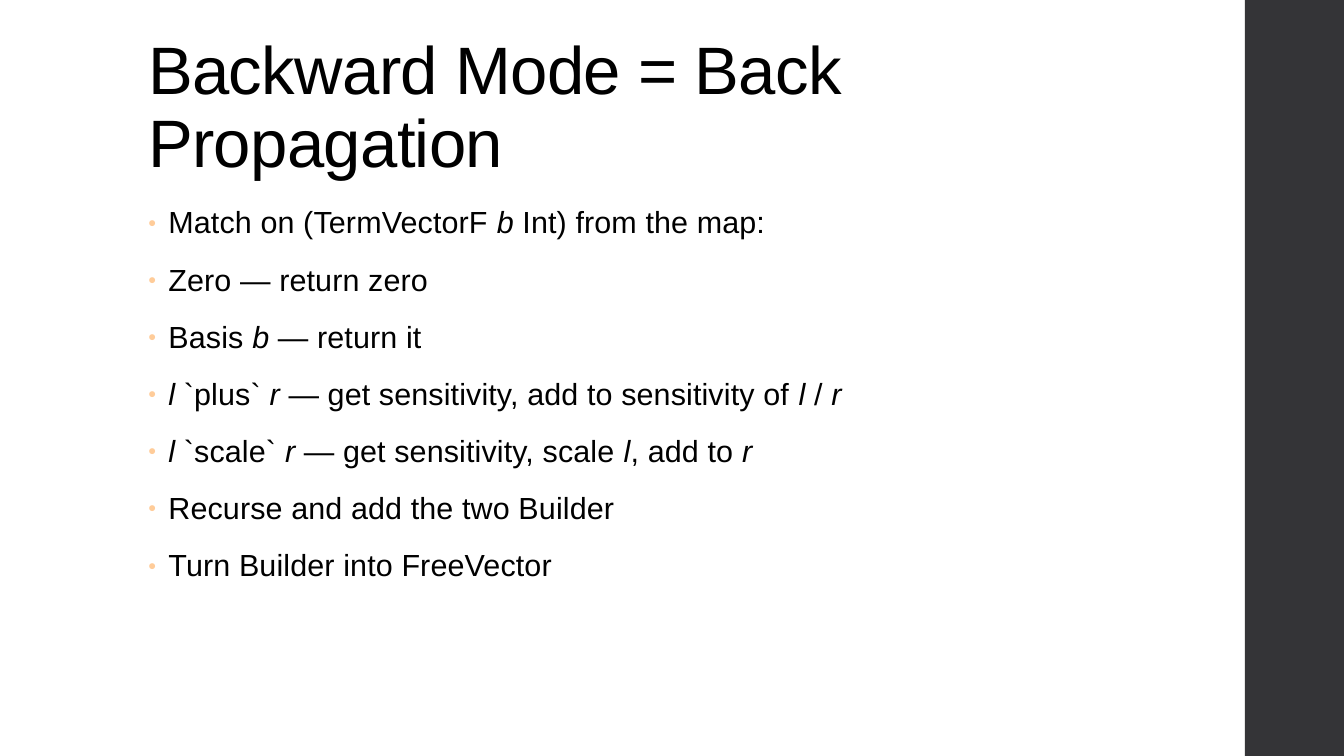
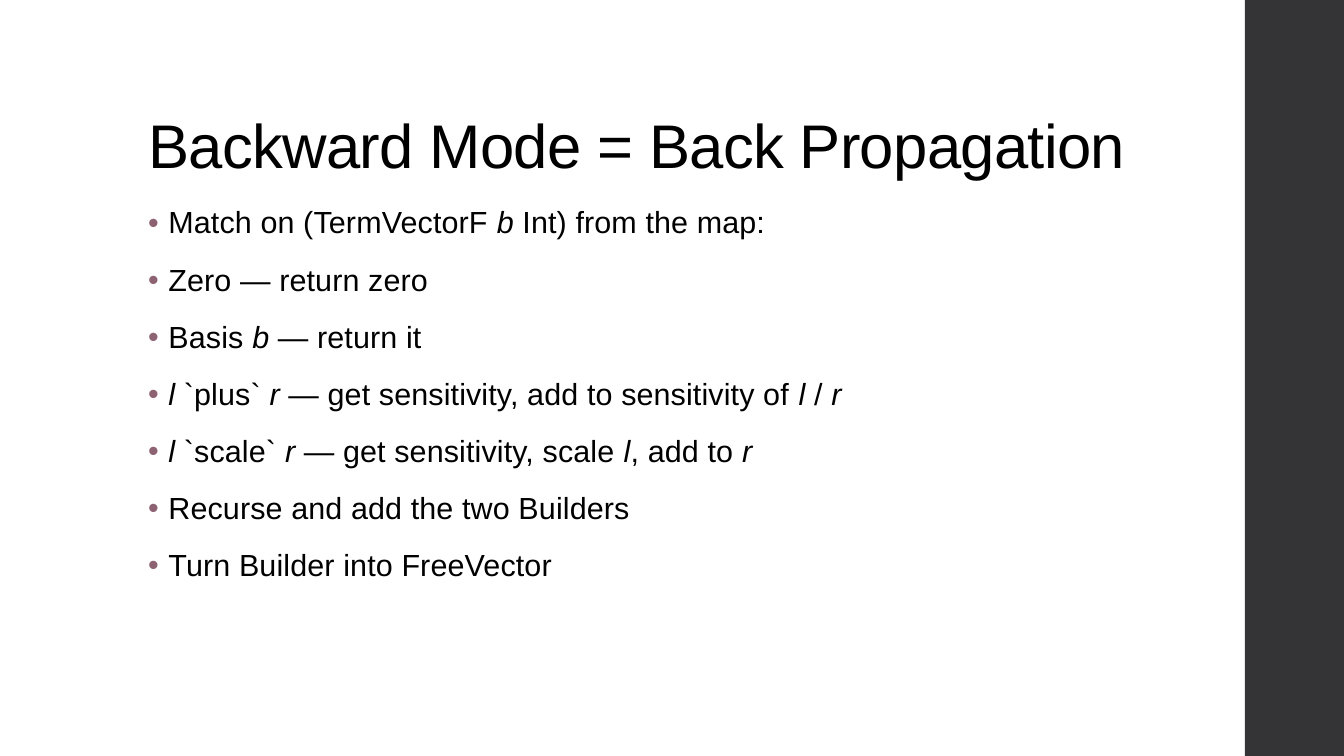
Before and after one commit to ThoughtWorksInc/DeepDarkFantasy, a slide deck: slide 31 of Talk.pptx. Drawn at 1344x756 pixels with LibreOffice and Linux fonts; fonts in the diff are those of the drawing. Boxes give left, top, right and bottom in pixels: in the first picture for what was removed or moved away, otherwise in the second. Text is boxed around its words. In the diff, an @@ line names an element or a change of style, - is before the commit and + after.

```diff
--- a/Talk.pptx
+++ b/Talk.pptx
@@ title "Backward Mode = Back Propagation" at (148, 123, 1125, 180): size 52.8 to 48.5 pt @@
@@ text at (168, 211, 841, 577): bullet ● to •; bullet colour #FFCC99 to #8D6374 @@
@@ text at (168, 497, 629, 520): text changed @@
-● Recurse and add the two Builder
+• Recurse and add the two Builders
```
Also in this commit, not shown: 38 other slides changed.
